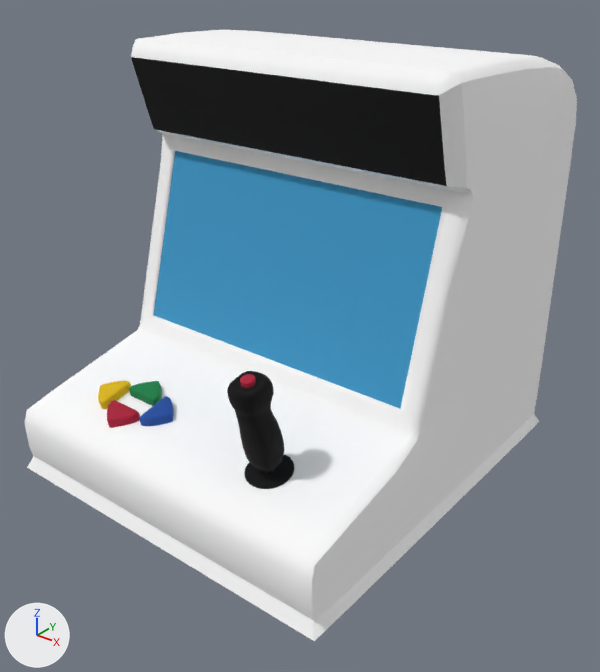
A saved change to the glTF model website-handoff/assets/models/booth-flat.glb.
Camera for both pictures: a 50 mm camera at (0.786, -0.954, 0.816) aimed at (0.031, -0.01, 0.231). The lights are fixed; the arrows at lower left show +X, +Y and +Z. The older version comes first. Where no turn or scale is listed for an object, it has been applied to the vertices.

The first picture shows 'button_down', 'button_left', 'button_right', 'cabinet', 'joystick', 'joystick_button', 'joystick_dust_washer', 'screen_glass' and 1 more.
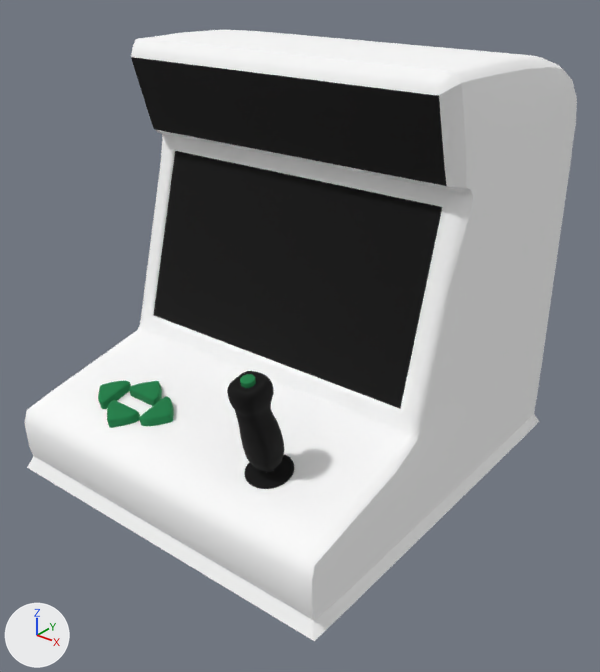
Location of each change, [x1, y1, x2, y2] in pixels of the pictures (600 x 672 px):
'screen_glass', recoloured (blue to black)
    both: [154, 151, 442, 408]
'button_right', recoloured (blue to green)
    both: [139, 396, 174, 426]
'button_down', recoloured (red to green)
    both: [107, 400, 140, 428]
'button_left', recoloured (yellow to green)
    both: [98, 381, 131, 409]
'joystick_button', recoloured (red to green)
    both: [240, 374, 256, 388]

Patch to the scene script:
```diff
--- a/website-handoff/assets/models/booth-flat.glb.py
+++ b/website-handoff/assets/models/booth-flat.glb.py
@@ me_cube_007 @@
 me_cube_007.from_pydata(...)  # 654 vertices, 1304 faces; spans x -0.1719..-0.1109, y -0.2731..-0.2307, z 0.1262..0.1505
-me_cube_007.materials.append(mat_kerb_red)  # red #ac1e39
+me_cube_007.materials.append(mat_kerb_green)  # green #178048
@@ me_cube_006 @@
 me_cube_006.from_pydata(...)  # 654 vertices, 1304 faces; spans x -0.2205..-0.1799, y -0.2295..-0.1673, z 0.1354..0.1638
-me_cube_006.materials.append(mat_kerb_yellow)  # yellow #e1b913
+me_cube_006.materials.append(mat_kerb_green)  # green #178048
@@ me_cube_008 @@
 me_cube_008.from_pydata(...)  # 654 vertices, 1304 faces; spans x -0.1026..-0.062, y -0.2293..-0.1671, z 0.1354..0.1639
-me_cube_008.materials.append(mat_kerb_blue)  # blue #214ea0
+me_cube_008.materials.append(mat_kerb_green)  # green #178048
@@ me_cylinder_001 @@
 me_cylinder_001.from_pydata(...)  # 100 vertices, 178 faces; spans x 0.1329..0.1525, y -0.2892..-0.2683, z 0.2887..0.3009
-me_cylinder_001.materials.append(mat_kerb_red)  # red #ac1e39
+me_cylinder_001.materials.append(mat_kerb_green)  # green #178048
@@ me_cube_001 @@
 me_cube_001.from_pydata(...)  # 50 vertices, 96 faces; spans x -0.26..0.26, y -0.064..0.019, z 0.202..0.484
-me_cube_001.materials.append(mat_kerb_lblue)  # blue #3d99c9
+me_cube_001.materials.append(mat_kerb_black)  # black #000000
```
